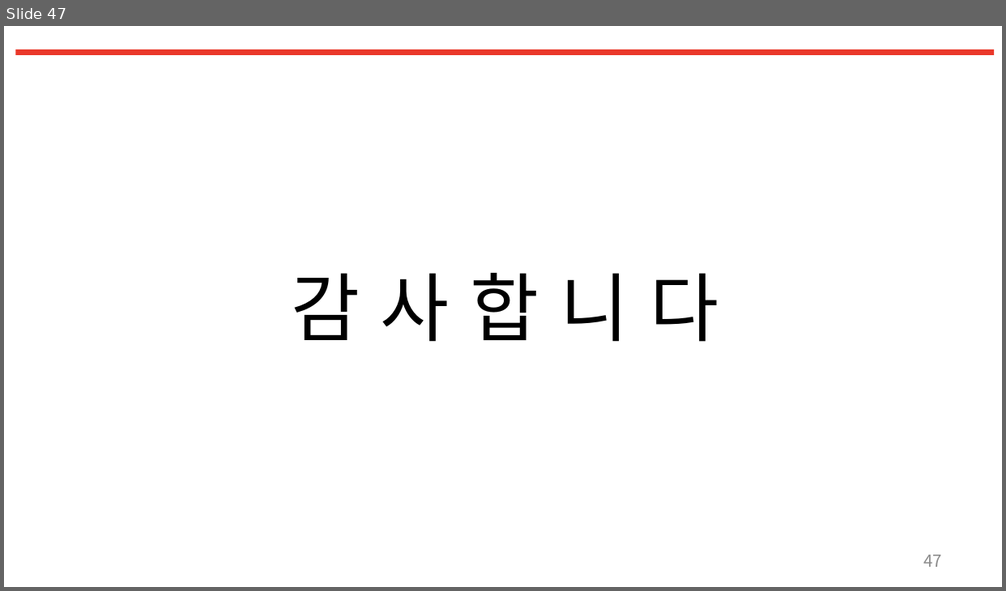
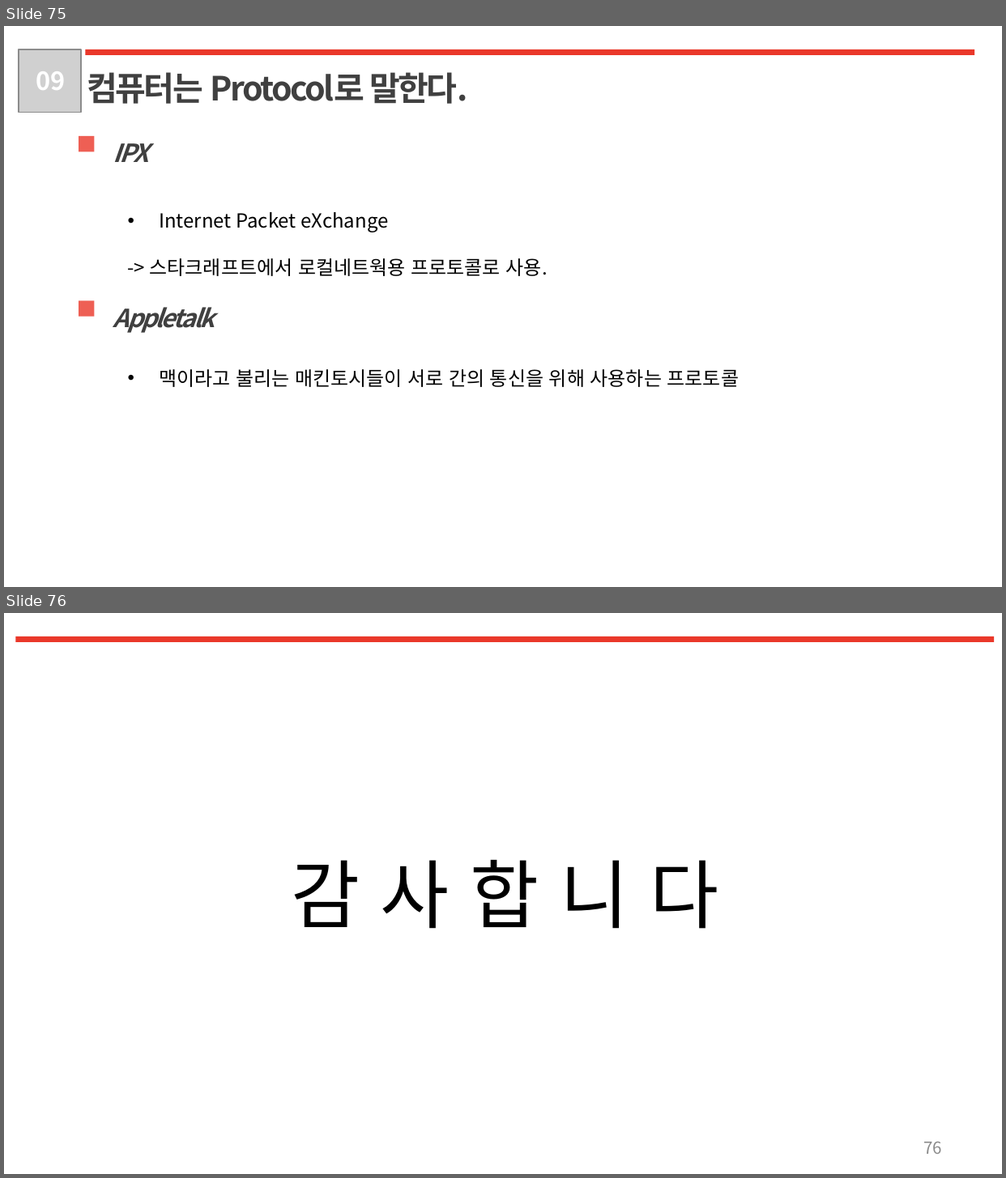
Before and after one commit to LeeSM0518/TIL, a slide deck: Network/Network_1week.pptx. Shown one above the other, each under a label of ours: slide 47 before the commit, slides 75 and 76 after it. The pictures are 1006x591 and 1006x1178 pixels, drawn with LibreOffice and Linux fonts; fonts in the diff are those of the drawing; grey boxes stand for pictures. Boxes give left, top, right and bottom in pixels: in the first picture for what was removed or moved away, otherwise in the second. Text is boxed around its words. In the diff, an @@ line names an element or a change of style, - is before the commit and + after.

```diff
--- a/Network/Network_1week.pptx
+++ b/Network/Network_1week.pptx
@@ slide 75 added at <box>4,26,1002,587</box>, background #FFFFFF @@
@@ picture added at <box>19,50,82,113</box> @@
@@ text added at <box>36,71,65,90</box>, 18 pt, text #FFFFFF, bold @@
+09
@@ rectangle added at <box>85,50,974,56</box>, fill #EA382A @@
@@ text added at <box>87,72,469,104</box>, 24 pt, text #404040, bold @@
+컴퓨터는 Protocol로 말한다.
@@ rectangle added at <box>79,136,95,152</box>, fill #EE5F54 @@
@@ text added at <box>113,143,149,162</box>, 18 pt, text #404040, bold, italic @@
+IPX
@@ text added at <box>150,212,547,276</box>, 14 pt, text #000000 @@
+• Internet Packet eXchange
+-> 스타크래프트에서 로컬네트웍용 프로토콜로 사용.
@@ rectangle added at <box>79,301,95,317</box>, fill #EE5F54 @@
@@ text added at <box>113,307,215,333</box>, 18 pt, text #404040, bold, italic @@
+Appletalk
@@ text added at <box>159,369,739,387</box>, 14 pt, text #000000 @@
+• 맥이라고 불리는 매킨토시들이 서로 간의 통신을 위해 사용하는 프로토콜
@@ what was slide 47 is now slide 76 @@
@@ page number at <box>923,1142,942,1154</box>: text changed @@
-47
+76
```
Also in this commit, not shown: 30 other slides added, 2 slides removed, 4 other files.
